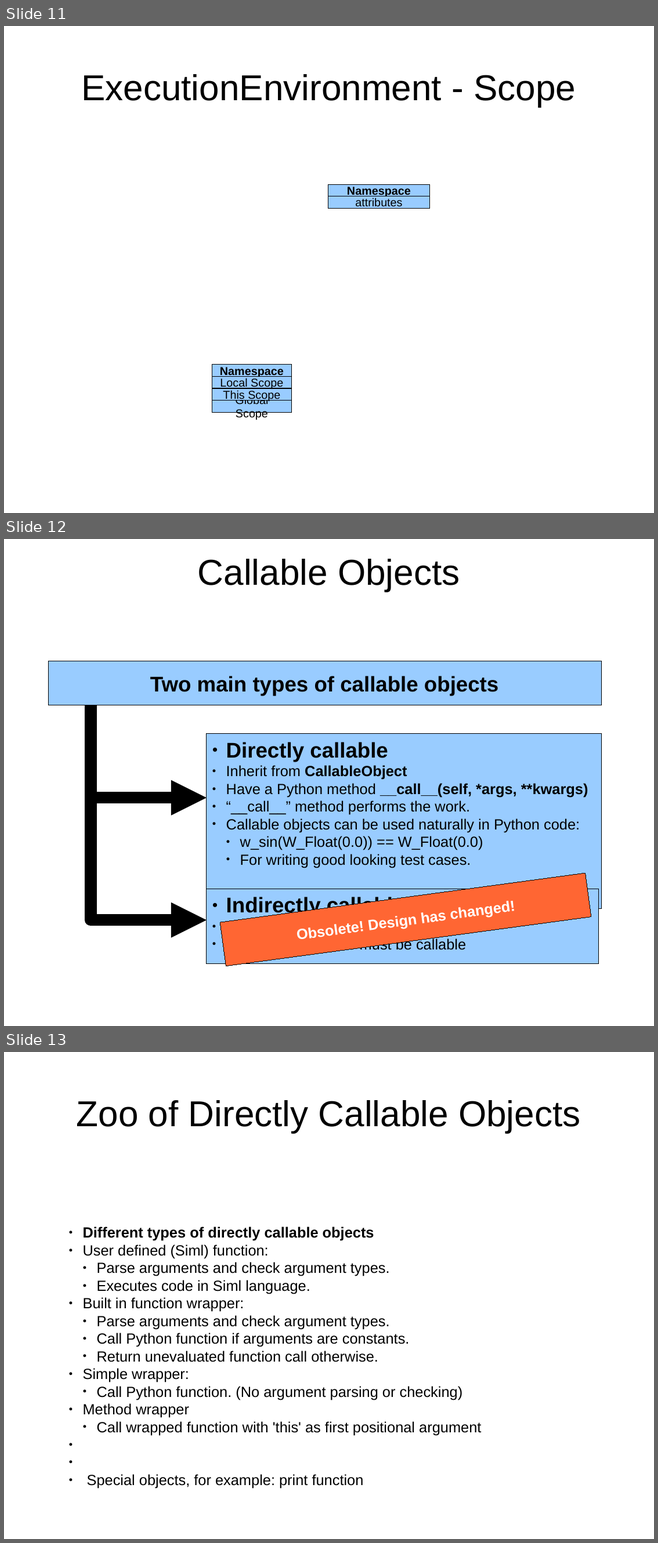
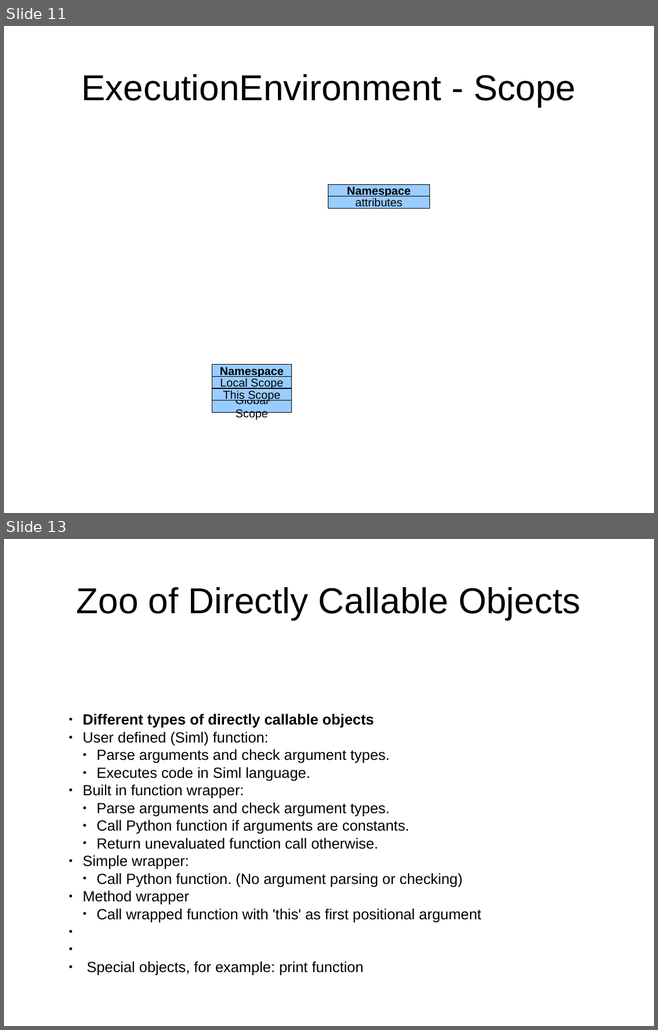
Before and after one commit to eike-welk/freeode, a slide deck: freeode_py/SIML Compiler Outline.odp. Shown one above the other, each under a label of ours: slides 11, 12 and 13 before the commit, slides 11 and 13 after it; the slides between them are not shown. The pictures are 658x1543 and 658x1030 pixels, drawn with LibreOffice and Linux fonts; fonts in the diff are those of the drawing. Boxes give left, top, right and bottom in pixels: in the first picture for what was removed or moved away, otherwise in the second. Text is boxed around its words. In the diff, an @@ line names an element or a change of style, - is before the commit and + after.

```diff
--- a/freeode_py/SIML Compiler Outline.odp
+++ b/freeode_py/SIML Compiler Outline.odp
@@ slide 12 removed at bbox=[4, 539, 654, 1026], background #FFFFFF @@
@@ title removed at bbox=[198, 559, 459, 591] @@
-Callable Objects
@@ rectangle removed at bbox=[48, 661, 133, 705] @@
@@ rectangle removed at bbox=[48, 661, 601, 705] @@
-Two main types of callable objects
@@ elbow arrow removed from (90, 705) to (206, 921) @@
@@ elbow arrow removed from (90, 705) to (206, 798) @@
@@ rectangle removed at bbox=[206, 733, 601, 908] @@
-● Directly callable
-● Inherit from CallableObject
-● Have a Python method __call__(self, *args, **kwargs)
-● “__call__” method performs the work.
-● Callable objects can be used naturally in Python code:
-  ● w_sin(W_Float(0.0)) == W_Float(0.0)
-  ● For writing good looking test cases.
@@ rectangle removed at bbox=[220, 873, 591, 966] @@
-Obsolete! Design has changed!
@@ rectangle removed at bbox=[206, 889, 598, 964] @@
-● Indirectly callable
-● Any object with “__call__” attribute
-● “__call__” attribute must be callable
```
Also in this commit, not shown: 1 slide added, 3 other files.
